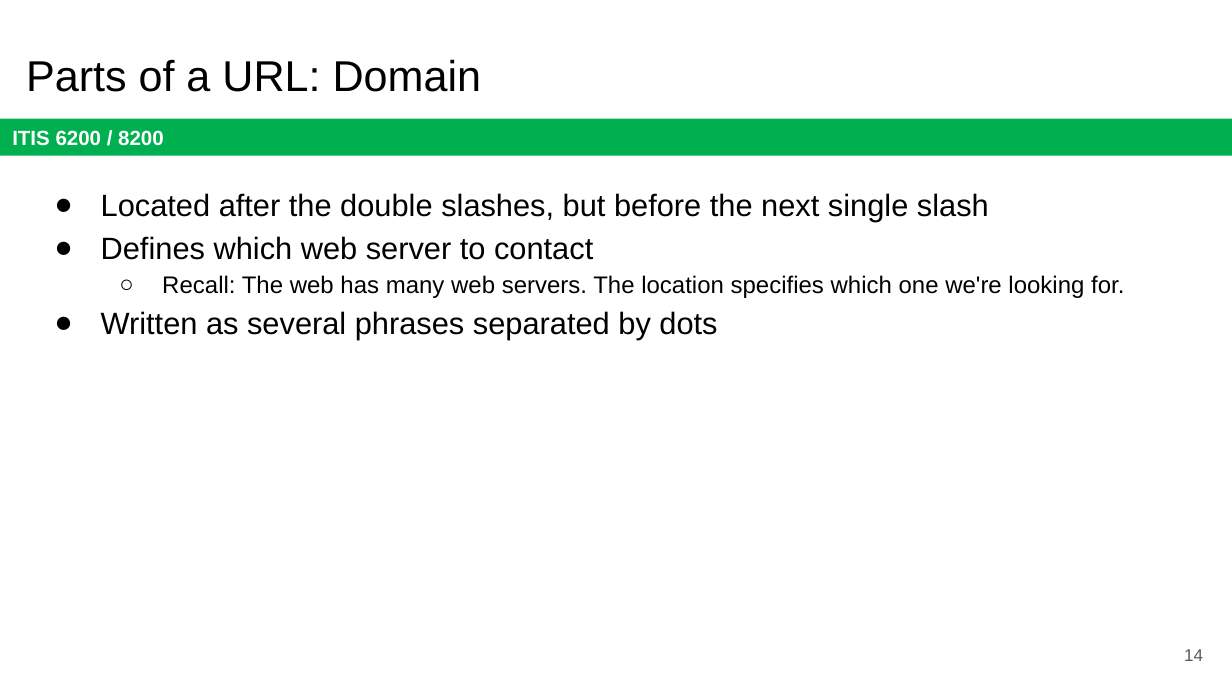
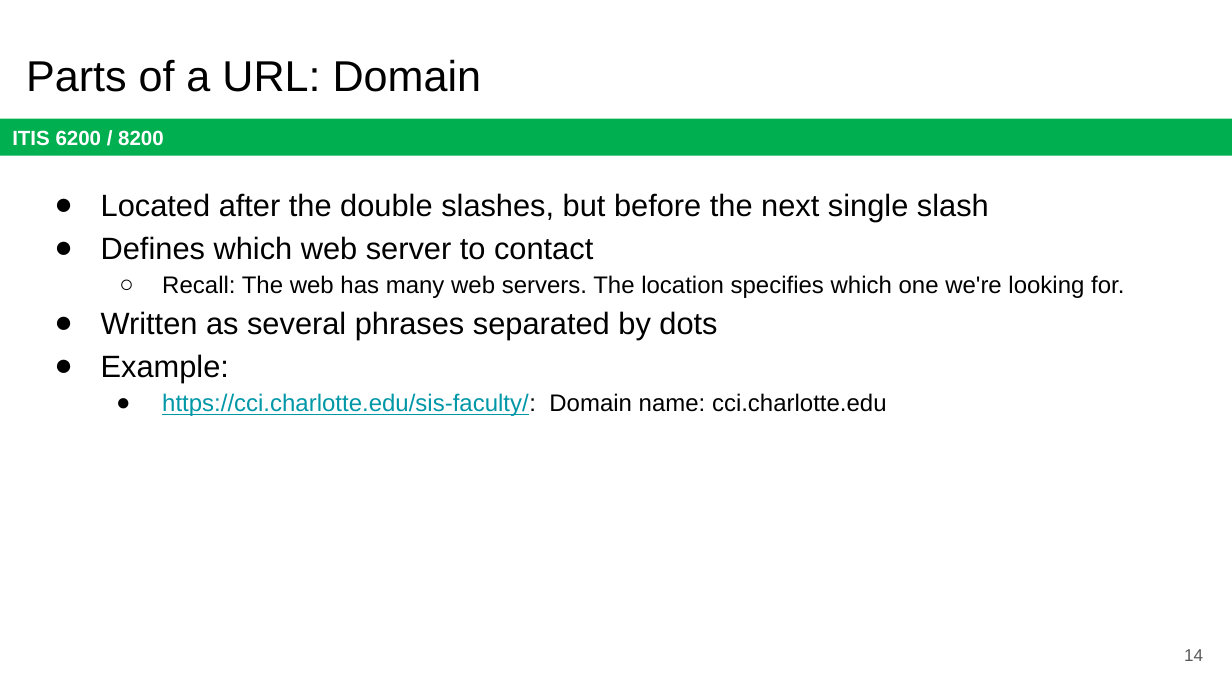
Before and after one commit to jx5c/github.io, a slide deck: slide 14 of teaching/ITIS6200/2023fa/lectures/lec10.pptx. Drawn at 1232x693 pixels with LibreOffice and Linux fonts; fonts in the diff are those of the drawing. Boxes give left, top, right and bottom in pixels: in the first picture for what was removed or moved away, otherwise in the second. Text is boxed around its words. In the diff, an @@ line names an element or a change of style, - is before the commit and + after.

```diff
--- a/teaching/ITIS6200/2023fa/lectures/lec10.pptx
+++ b/teaching/ITIS6200/2023fa/lectures/lec10.pptx
@@ text at (101,354,887,416): paragraphs added @@
+● Example:
+  ● https://cci.charlotte.edu/sis-faculty/: Domain name: cci.charlotte.edu
```
Also in this commit, not shown: 6 other slides changed, 1 other file.
